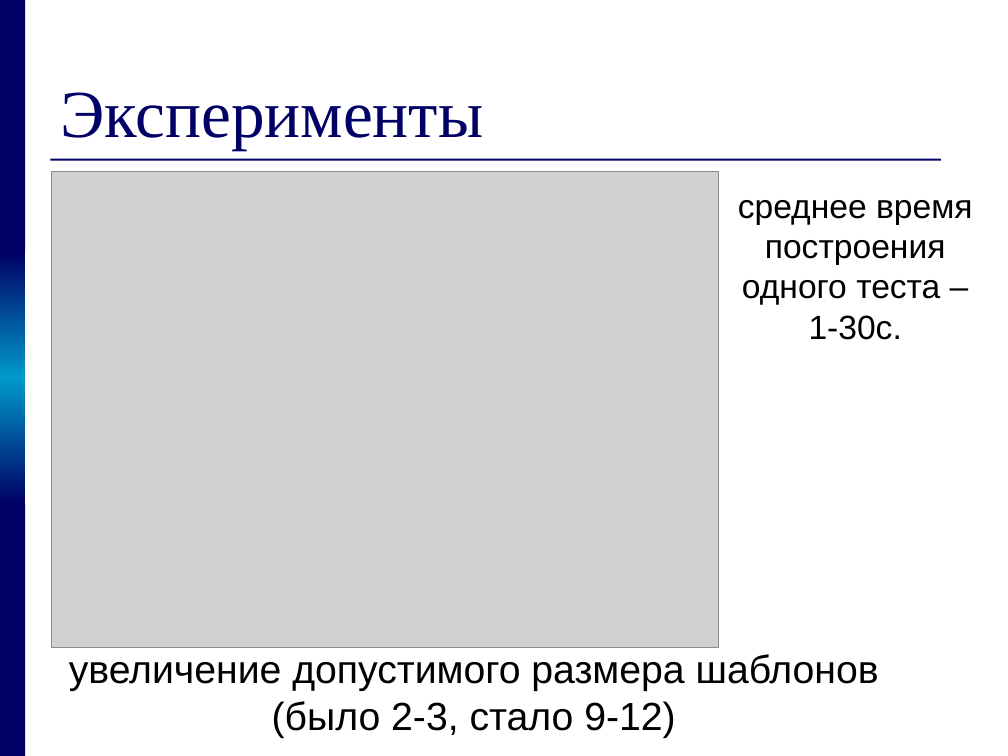
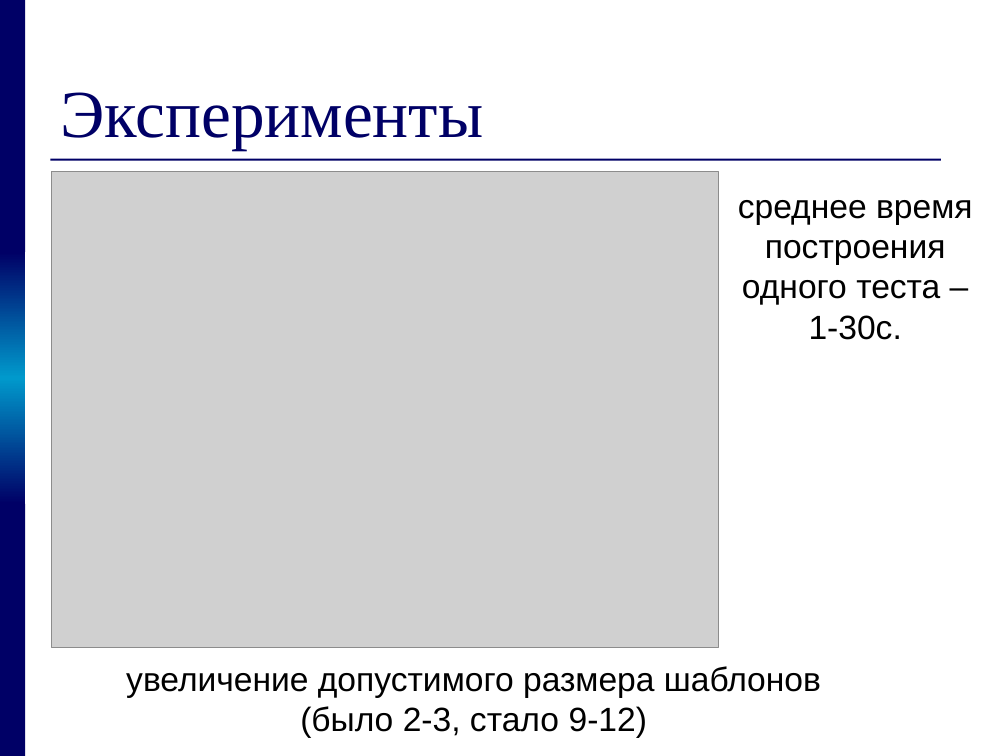
Before and after one commit to kornevgen/tesla-project, a slide deck: slide 14 of papers/THESIS/talks/zakh08.10/z.ppt (slide 12 before the commit). Drawn at 1008x756 pixels with LibreOffice and Linux fonts; fonts in the diff are those of the drawing; grey boxes stand for pictures. Boxes give left, top, right and bottom in pixels: in the first picture for what was removed or moved away, otherwise in the second. Text is boxed around its words. In the diff, an @@ line names an element or a change of style, - is before the commit and + after.

```diff
--- a/papers/THESIS/talks/zakh08.10/z.ppt
+++ b/papers/THESIS/talks/zakh08.10/z.ppt
@@ text "увеличение допустимого размера шаблонов (было ...": place and size @@
-text "увеличение допустимого размера шаблонов (было ..." at <box>69,654,879,738</box>
+text "увеличение допустимого размера шаблонов (было ..." at <box>126,666,821,738</box>
@@ text "увеличение допустимого размера шаблонов (было ..." at <box>126,666,821,738</box>: size 28 to 24 pt @@
```
Also in this commit, not shown: 6 other slides changed, 5 slides added, 3 slides removed.
